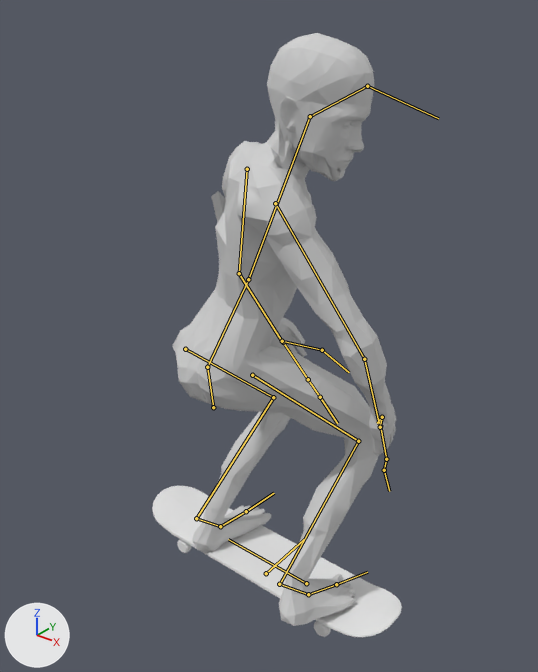
Two versions of the Blender file src/res/models/SKATER_NEW.blend, one commit apart.
Both versions are drawn from a camera (50 mm lens) standing at (7.25, -8.98, 10.95) and looking at (-0.18, 0.31, 5.19). Every picture has the same lights, and +X, +Y and +Z are marked at lower left. Both versions are drawn at frame 12 of the action 'idle'; the numbers are the values there. The bones that bend it are drawn over the model as lines.

The first picture shows '1259154283', 'mesh_board'.
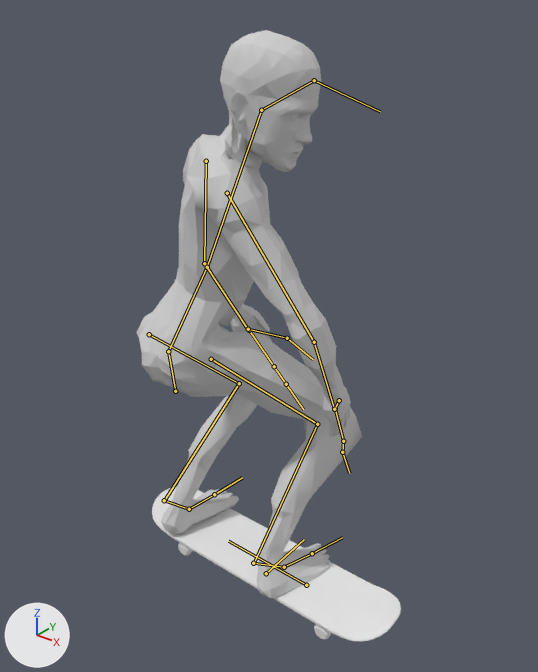
Pixel boxes (x1, y1, x2, y2) of what changed, in the pictures (538 x 672 px):
'1259154283', posed
    before: (172, 33, 397, 626)
    after: (136, 30, 362, 598)
'mesh_board', posed
    before: (152, 485, 402, 637)
    after: (152, 486, 401, 642)
bone 'board', root to tip
    before: (306, 583) to (228, 539)
    after: (306, 585) to (228, 541)
bone 'pubis', root to tip
    before: (213, 407) to (207, 367)
    after: (175, 391) to (168, 351)
bone 'shin.L', root to tip
    before: (358, 441) to (280, 584)
    after: (317, 424) to (254, 563)

Diff of the bpy script that builds the scene:
```diff
--- a/src/res/models/SKATER_NEW.blend.py
+++ b/src/res/models/SKATER_NEW.blend.py
@@ bone_board @@
 bone_board = bpy.data.objects['rig'].pose.bones['board']  # child of 'origin'
-bone_board.location = (0.0, 0.0, 0.34)
-bone_board.rotation_quaternion = (1.0, 0.0, 0.0, 0.0)  # degrees (0, 0, 0)
+bone_board.location = (0.0, 0.0, 0.31)
+bone_board.rotation_quaternion = (0.999, 0.0, -0.044, 0.0)  # degrees (0, -5, 0)
@@ bone_pubis @@
 bone_pubis = bpy.data.objects['rig'].pose.bones['pubis']  # child of 'origin'
-bone_pubis.location = (0.67, -1.43, 0.27)
+bone_pubis.location = (0.67, -1.43, 1.17)
@@ bone_shin_l @@
 bone_shin_l = bpy.data.objects['rig'].pose.bones['shin.L']  # child of 'thigh.L'
-bone_shin_l.rotation_quaternion = (0.676, -0.026, -0.153, 0.72)  # degrees (-15, -10, 95)
+bone_shin_l.rotation_quaternion = (0.734, 0.005, -0.145, 0.663)  # degrees (-11, -13, 85)
```
